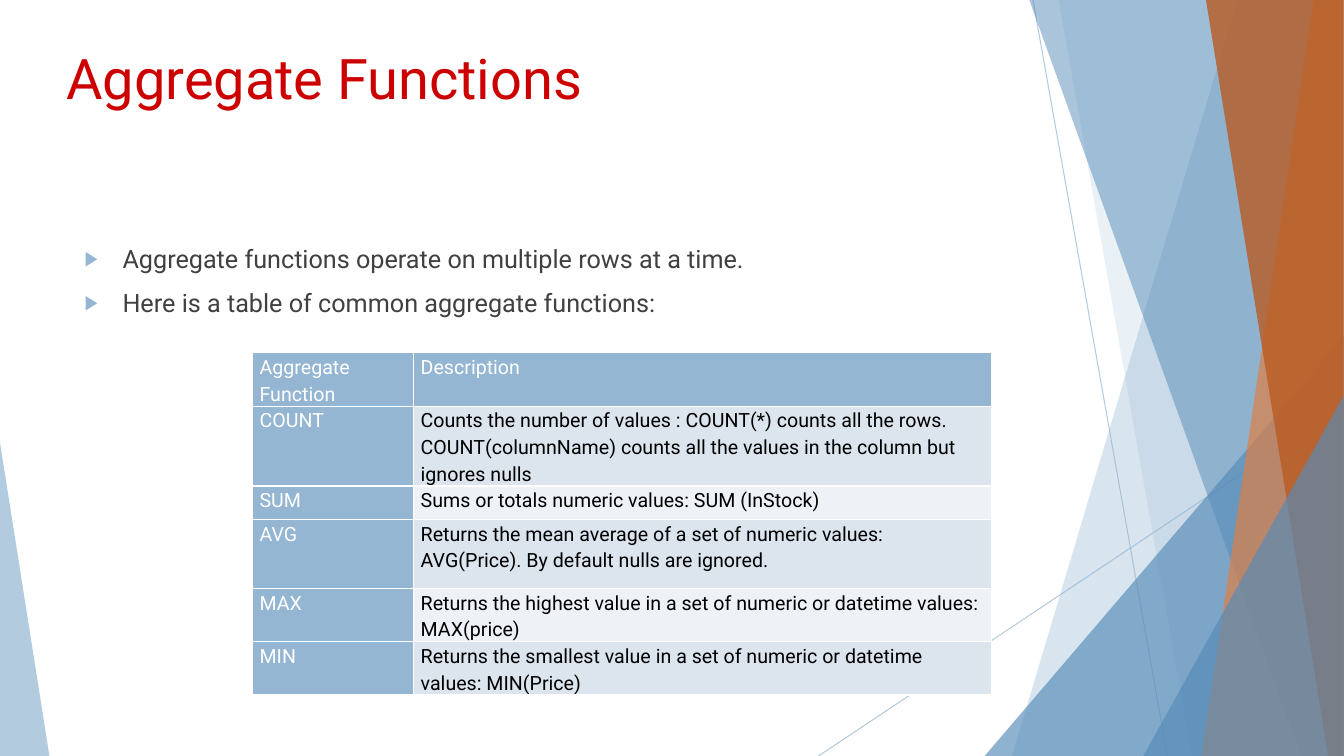
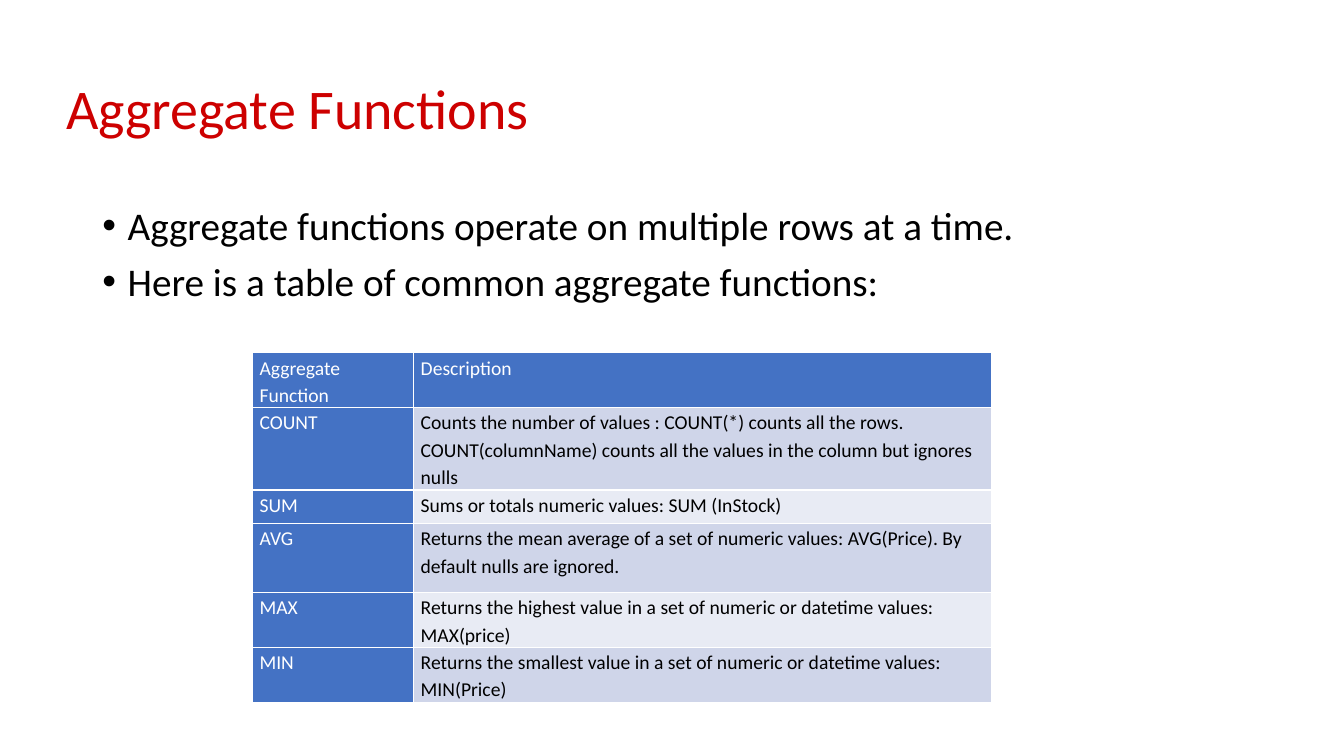
Before and after one commit to nikbearbrown/INFO_6210, a slide deck: slide 74 of Week_1/Intro_SQL.pptx. Drawn at 1344x756 pixels with LibreOffice and Linux fonts; fonts in the diff are those of the drawing. Boxes give left, top, right and bottom in pixels: in the first picture for what was removed or moved away, otherwise in the second. Text is boxed around its words. In the diff, an @@ line names an element or a change of style, - is before the commit and + after.

```diff
--- a/Week_1/Intro_SQL.pptx
+++ b/Week_1/Intro_SQL.pptx
@@ title "Aggregate Functions" at (66, 90, 528, 139): font Roboto to Calibri; line spacing 1 to 0.9; vertical alignment top to middle @@
@@ text "Aggregate functions operate on multiple ...": place and size @@
-text "Aggregate functions operate on multiple ..." at (123, 249, 743, 318)
+text "Aggregate functions operate on multiple ..." at (128, 212, 1013, 303)
@@ text "Aggregate functions operate on multiple ..." at (128, 212, 1013, 303): size 18 to 28 pt, font Roboto to Calibri, text colour #404040 to #000000; bullet ▶ to •; line spacing 1 to 0.9 @@
@@ table at (252, 353, 991, 703) @@
@@ fill #94B6D2 to #4472C4 in 7 cells @@
@@ fill #DCE5EE to #CFD5EA in 3 cells @@
@@ fill #EEF3F7 to #E9EBF5 in 2 cells @@
@@ font Roboto to Calibri @@
@@ group removed at (0, 0, 1344, 756): 5 freeform shapes, 3 triangles, 2 lines @@
```
Also in this commit, not shown: 165 other slides changed, 3 other files.
